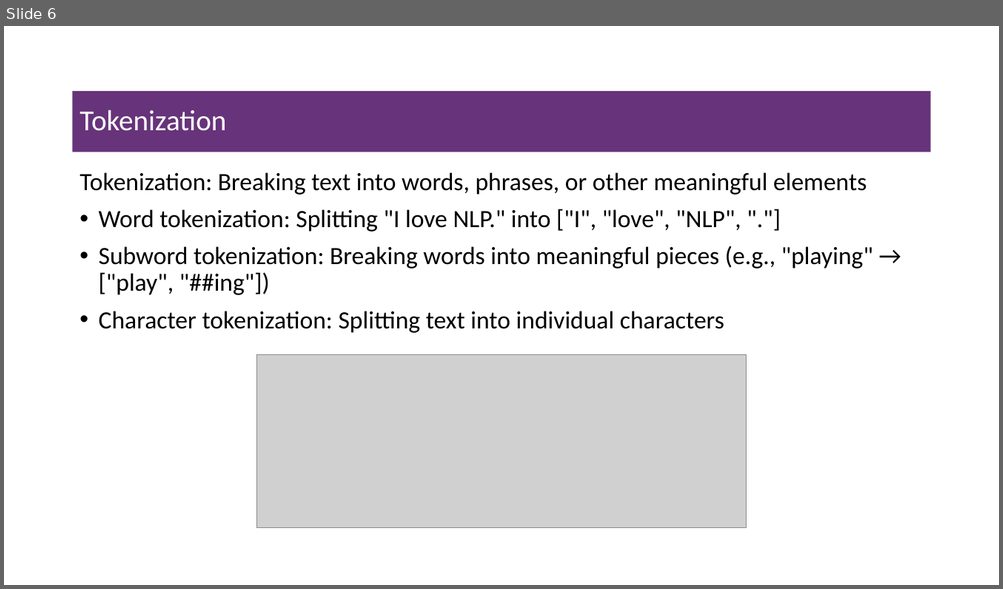
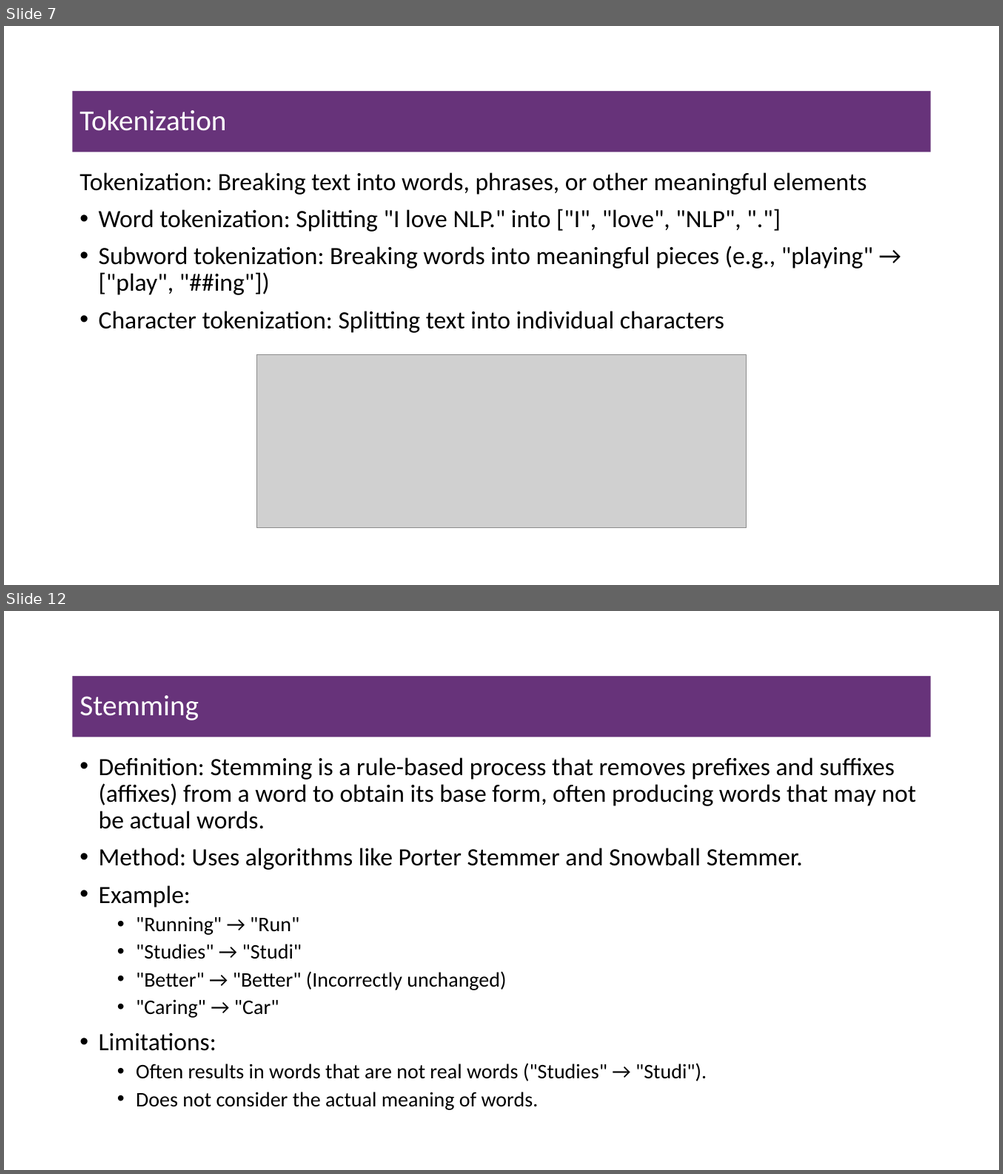
Before and after one commit to msfasha/307307-BI-Methods, a slide deck: 20242-NLP-LLM/lecture notes/Part 1 - Introduction to NLP/1-introduction to NLP.pptx. Shown one above the other, each under a label of ours: slide 6 before the commit, slides 7 and 12 after it; the slides between them are not shown. The pictures are 1003x589 and 1003x1174 pixels, drawn with LibreOffice and Linux fonts; fonts in the diff are those of the drawing; grey boxes stand for pictures; background and template pictures are left out. Boxes give left, top, right and bottom in pixels: in the first picture for what was removed or moved away, otherwise in the second. Text is boxed around its words. In the diff, an @@ line names an element or a change of style, - is before the commit and + after.

```diff
--- a/20242-NLP-LLM/lecture notes/Part 1 - Introduction to NLP/1-introduction to NLP.pptx
+++ b/20242-NLP-LLM/lecture notes/Part 1 - Introduction to NLP/1-introduction to NLP.pptx
@@ slide 12 added at (x1=4, y1=611, x2=999, y2=1170), background #FFFFFF @@
@@ title added at (x1=73, y1=676, x2=930, y2=737), fill #67337A, 28 pt, text #FFFFFF @@
+Stemming
@@ text added at (x1=99, y1=758, x2=916, y2=1111), 24 pt, text #000000 @@
+• Definition: Stemming is a rule-based process that removes prefixes and suffixes (affixes) from a word to obtain its base form, often producing words that may not be actual words.
+• Method: Uses algorithms like Porter Stemmer and Snowball Stemmer.
+• Example:
+  • "Running" → "Run"
+  • "Studies" → "Studi"
+  • "Better" → "Better" (Incorrectly unchanged)
+  • "Caring" → "Car"
+• Limitations:
+  • Often results in words that are not real words ("Studies" → "Studi").
+  • Does not consider the actual meaning of words.
@@ what was slide 6 is now slide 7 @@
```
Also in this commit, not shown: 1 slide changed, 22 other slides added, 7 other files.
